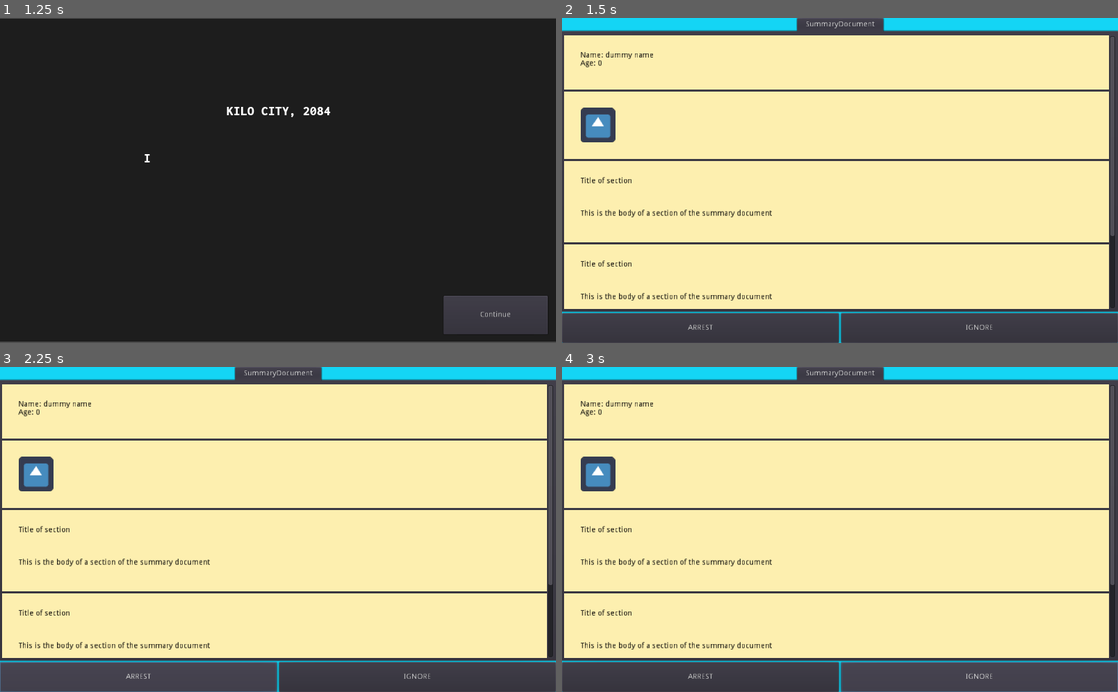
Above: before the commit, frames 1-4 (two rows, left to right).
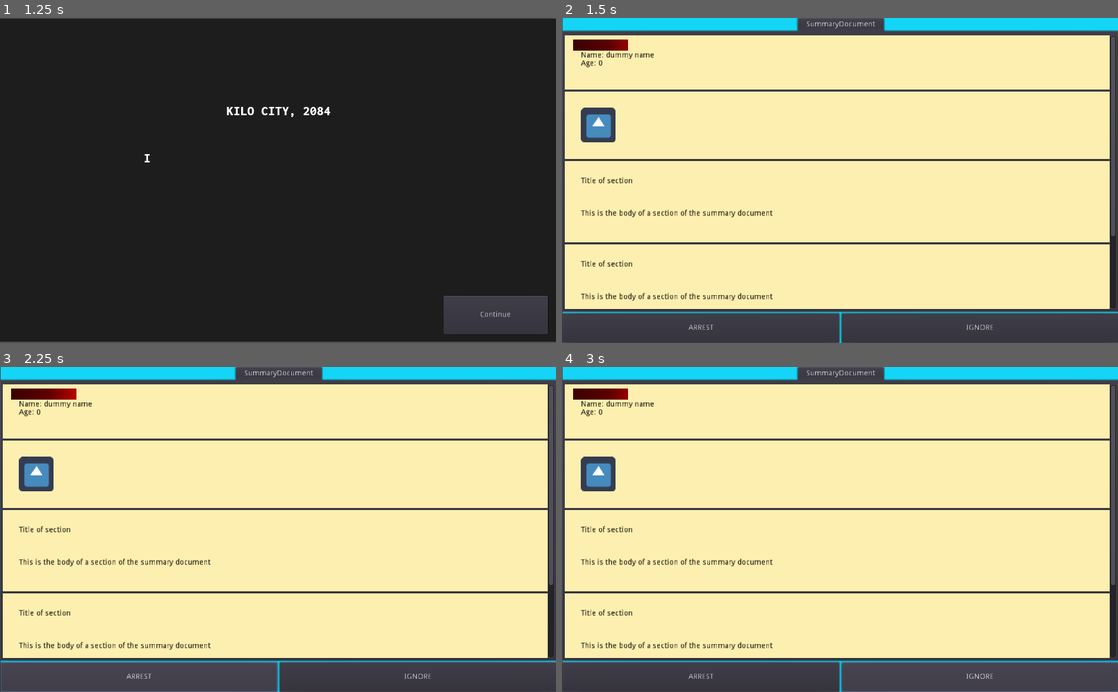
Above: after the commit, the same moments.

Repository: NicholasTung/surveillance
Game: Godot game, scene res://Scenes/MainMenu.tscn
Same seed, same stepped clock (60 frames per second), same inputs: the game is played once before the commit and once after it. The engine's default icon, where the game draws it, is replaced by a stand-in: a white triangle on a blue panel in a dark square.
Inputs:
- Up to frame 1 (1.25 s): click "Login" at 0.5 s
- Up to frame 2 (1.5 s): click "Continue" at 1.25 s
- Up to frame 3 (2.25 s): click "ARREST" at 2 s
- Up to frame 4 (3 s): click "IGNORE" at 2.75 s

Frame 1 is identical in both runs. In frame 2, 2.2% of the frame differs, in the area x 0-100%, y 0-100%; in frame 3, 2.2%; in frame 4, 2.2%.

Commit message:
Progress Bar
Added basic progress where arrest and ignore button affects values of the bar

Diff:
--- /dev/null
+++ b/Scenes/document-building/ArrestButton.gd
@@ -0,0 +1,16 @@
+extends Button
+
+
+# Declare member variables here. Examples:
+# var a = 2
+# var b = "text"
+
+
+# Called when the node enters the scene tree for the first time.
+func _ready():
+	pass # Replace with function body.
+
+
+# Called every frame. 'delta' is the elapsed time since the previous frame.
+#func _process(delta):
+#	pass
--- /dev/null
+++ b/Scenes/document-building/Control.gd
@@ -0,0 +1,23 @@
+extends Control
+
+
+# Declare member variables here. Examples:
+# var a = 2
+# var b = "text"
+
+
+# Called when the node enters the scene tree for the first time.
+func _ready():
+	$TextureProgress.value=50
+
+
+
+
+# Called every frame. 'delta' is the elapsed time since the previous frame.
+#func _process(delta):
+#	pass
+
+
+#func _on_Timer_timeout():
+	#$ProgressBar.value+=1
+	#$TextureProgress.value+=1
--- a/Scenes/document-building/GameUI.gd
+++ b/Scenes/document-building/GameUI.gd
@@ -13,3 +13,12 @@
 # Called every frame. 'delta' is the elapsed time since the previous frame.
 #func _process(delta):
 #	pass
+
+
+func _on_IgnoreButton_button_up():
+	$TextureProgress.value-=10
+	#get_tree().change_scene("res://Scenes/Intro/intro1.tscn")
+
+
+func _on_ArrestButton_button_up():
+	$TextureProgress.value+=10
--- a/Scenes/document-building/GameUI.tscn
+++ b/Scenes/document-building/GameUI.tscn
@@ -1,11 +1,13 @@
-[gd_scene load_steps=3 format=2]
+[gd_scene load_steps=4 format=2]
 
 [ext_resource path="res://Scenes/document-building/GameUI.gd" type="Script" id=1]
+[ext_resource path="res://png/progressbar.PNG" type="Texture" id=2]
 
 [sub_resource type="StyleBoxFlat" id=1]
 bg_color = Color( 0.0823529, 0.839216, 0.964706, 1 )
 
 [node name="GameUI" type="Node2D"]
+position = Vector2( 1, 0 )
 script = ExtResource( 1 )
 
 [node name="PanelContainer" type="PanelContainer" parent="."]
@@ -41,3 +43,15 @@
 margin_bottom = 55.0
 size_flags_horizontal = 3
 text = "IGNORE"
+
+[node name="TextureProgress" type="TextureProgress" parent="."]
+margin_left = 20.0
+margin_top = 40.0
+margin_right = 220.0
+margin_bottom = 60.0
+rect_min_size = Vector2( 200, 20 )
+value = 50.0
+texture_progress = ExtResource( 2 )
+
+[connection signal="button_up" from="PanelContainer/VBoxContainer/DecisionCluster/ArrestButton" to="." method="_on_ArrestButton_button_up"]
+[connection signal="button_up" from="PanelContainer/VBoxContainer/DecisionCluster/IgnoreButton" to="." method="_on_IgnoreButton_button_up"]
--- /dev/null
+++ b/Scenes/document-building/ProgressButton.gd
@@ -0,0 +1,18 @@
+extends VBoxContainer
+
+
+# Declare member variables here. Examples:
+# var a = 2
+# var b = "text"
+
+
+# Called when the node enters the scene tree for the first time.
+func _ready():
+	pass # Replace with function body.
+
+
+
+
+# Called every frame. 'delta' is the elapsed time since the previous frame.
+#func _process(delta):
+#	pass
--- /dev/null
+++ b/Scenes/document-building/SummaryDocument/components/progressbar.tres
@@ -0,0 +1,3 @@
+[gd_resource type="Theme" format=2]
+
+[resource]
Binary file added: png/foreground_img.png
Not shown, added: png/foreground_img.png.import
Binary file added: png/greenbutton-removebg-preview.png
Not shown, added: png/greenbutton-removebg-preview.png.import
Binary file added: png/progressbar.PNG
Not shown, added: png/progressbar.PNG.import
Binary file added: png/redbutton-removebg-preview.png
Not shown, added: png/redbutton-removebg-preview.png.import
Binary file added: png/redbutton.png.png
Not shown, added: png/redbutton.png.png.import
Binary file added: png/smallpfp.png
Not shown, added: png/smallpfp.png.import
(and 8 more such lines)
